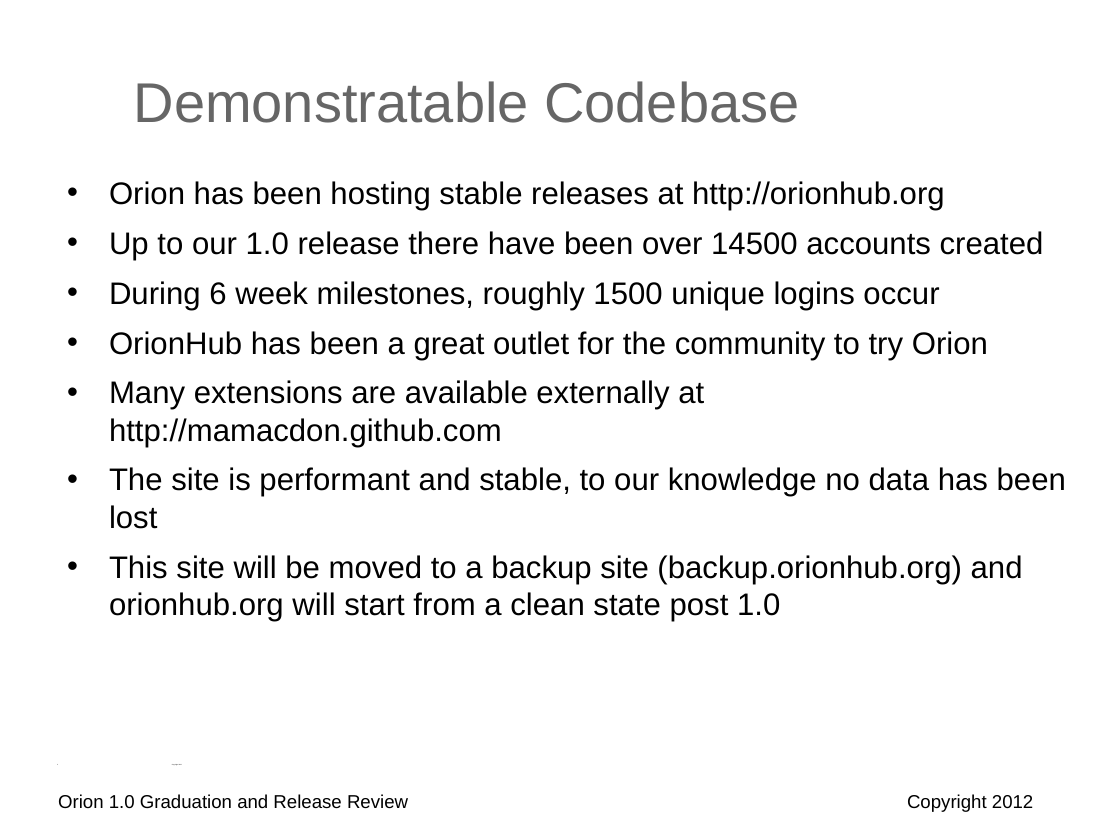
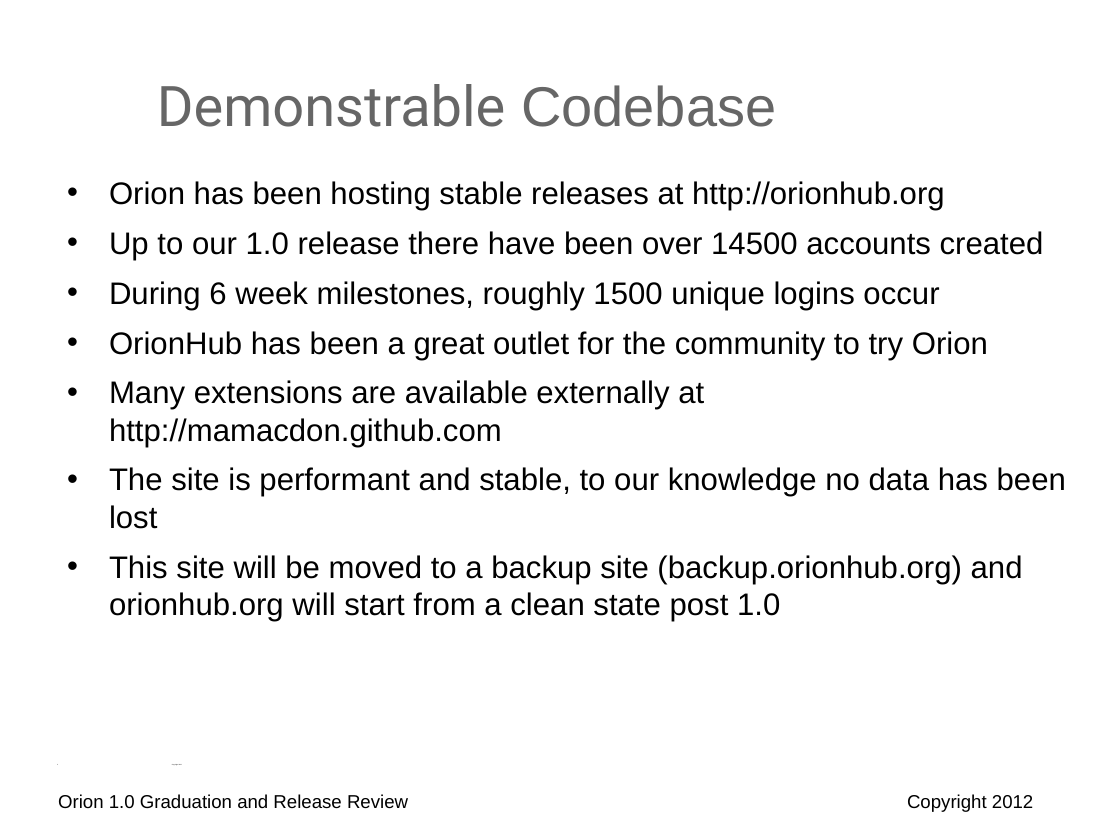
Before and after one commit to eclipse-archived/orion, a slide deck: slide 3 of reviews/orion-1-0-graduation-review.odp. Drawn at 1120x840 pixels with LibreOffice and Linux fonts; fonts in the diff are those of the drawing; background and template pictures are left out. Boxes give left, top, right and bottom in pixels: in the first picture for what was removed or moved away, otherwise in the second. Text is boxed around its words. In the diff, an @@ line names an element or a change of style, - is before the commit and + after.

```diff
--- a/reviews/orion-1-0-graduation-review.odp
+++ b/reviews/orion-1-0-graduation-review.odp
@@ title at bbox=[157, 84, 776, 127]: text changed; font Arial to Roboto @@
-Demonstratable Codebase
+Demonstrable Codebase
```
Also in this commit, not shown: 1 other slide changed, 1 other file.
